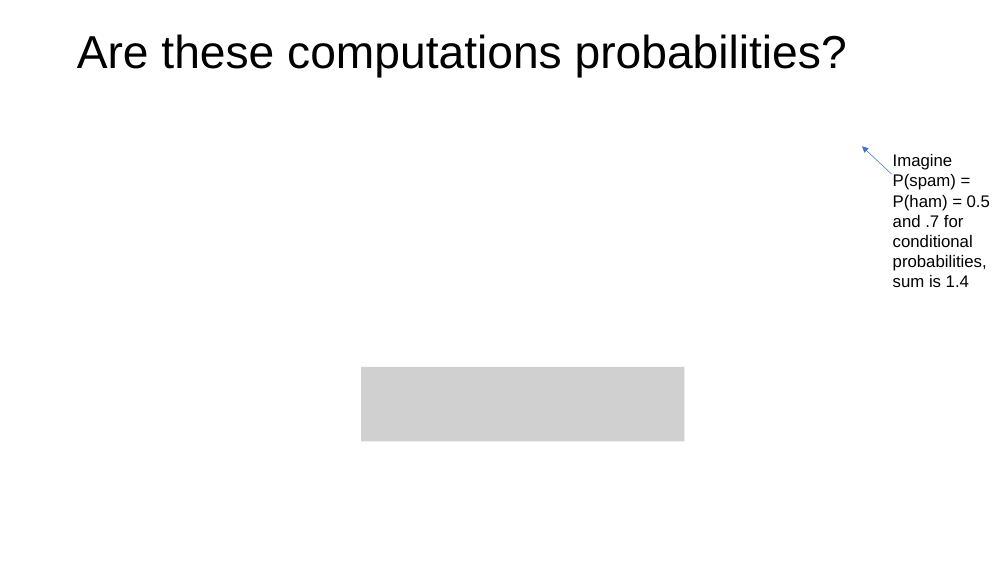
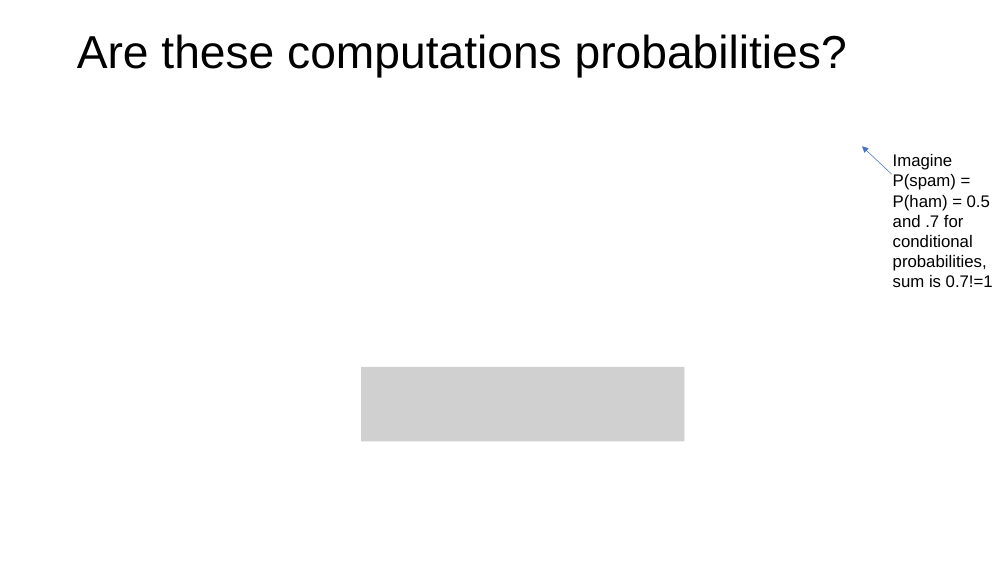
Before and after one commit to parrt/msds621, a slide deck: slide 8 of lectures/naive-bayes.pptx. Drawn at 1008x567 pixels with LibreOffice and Linux fonts; fonts in the diff are those of the drawing; grey boxes stand for pictures; background and template pictures are left out. Boxes give left, top, right and bottom in pixels: in the first picture for what was removed or moved away, otherwise in the second. Text is boxed around its words. In the diff, an @@ line names an element or a change of style, - is before the commit and + after.

```diff
--- a/lectures/naive-bayes.pptx
+++ b/lectures/naive-bayes.pptx
@@ text at [893, 154, 993, 287]: text changed @@
-Imagine P(spam) = P(ham) = 0.5 and .7 for conditional probabilities, sum is 1.4
+Imagine P(spam) = P(ham) = 0.5 and .7 for conditional probabilities, sum is 0.7!=1
```
Also in this commit, not shown: 1 other file.
